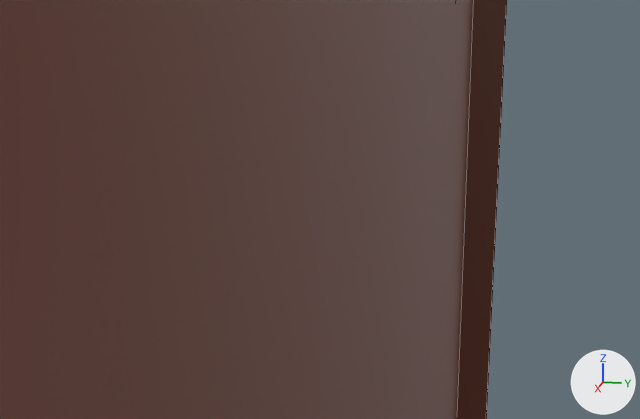
Before and after pictures for a commit that changed the Blender file Assets/Blender/Blender Files/Interior/door_wip.blend.
One viewpoint serves both versions: a 50 mm lens placed at (0.691, 0.233, 1.053), pointed at (0.467, 0.189, 0.997). Arrows for +X, +Y and +Z are at lower right; the lights stay in place. Mesh edges are drawn as thin lines.

Names of what the first picture shows: 'door', 'door_border'.
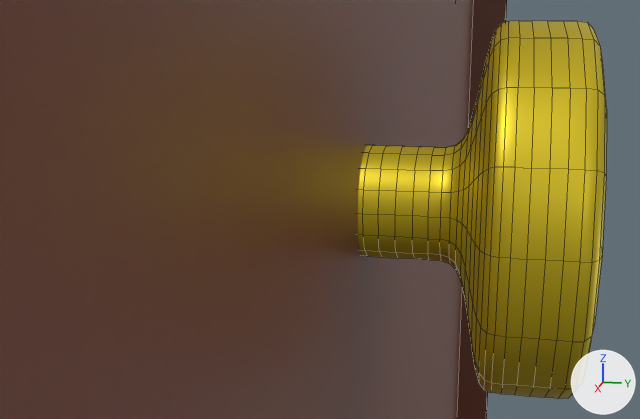
Location of each change, [x1, y1, x2, y2] in pixels of the pictures (640 x 419 px):
'door_knob.001', added (yellow)
    after: [358, 21, 607, 399]
'door_border', unchanged, covered by the edit
    both: [457, 0, 507, 419]

What changed in the scene script:
```text
Add ob_door_knob_001:
    ob_door_knob_001 = bpy.data.objects.new('door_knob.001', me_cube_001.copy())  # the mesh of ob_door_knob
    ob_door_knob_001.parent = ob_door
    ob_door_knob_001.matrix_parent_inverse = Matrix(((1.0, 0.0, 0.0, 0.36), (0.0, 0.0, 1.861, -1.79), (0.0, -1.0, 0.0, 0.176), (0.0, 0.0, 0.0, 1.0)))
    ob_door_knob_001.location = (0.752, 0.204, 0.0)
    ob_door_knob_001.rotation_euler = (1.571, 0.0, 3.142)  # degrees (90, 0, 180)
    ob_door_knob_001.scale = (-0.0507, -0.0507, -0.0507)
    _m = ob_door_knob_001.modifiers.new('Subdivision', 'SUBSURF')
```
